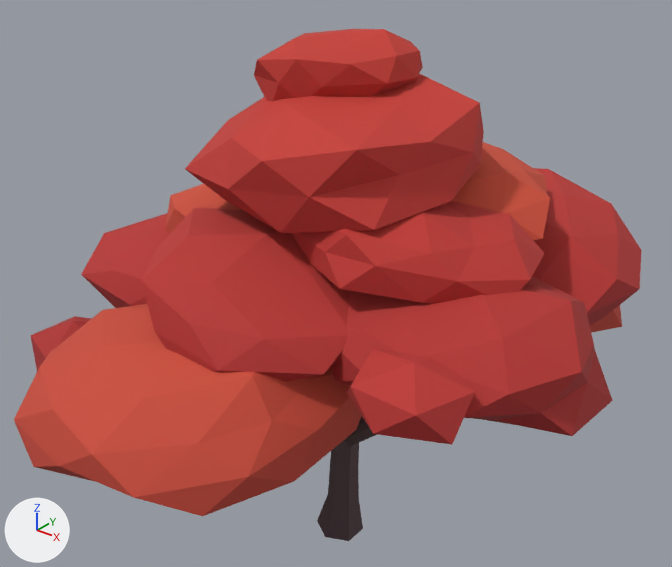
Two versions of the glTF model assets/models/props/maple_red.glb, one commit apart.
One viewpoint serves both versions: a camera (50 mm lens) standing at (5.19, -6.56, 7.1) and looking at (-0.07, 0.01, 3.03). The lights are fixed; the arrows at lower left show +X, +Y and +Z. The first picture is the older version. Vertices at exactly the same position are counted once.

In view in the first picture: 'maple_red'.
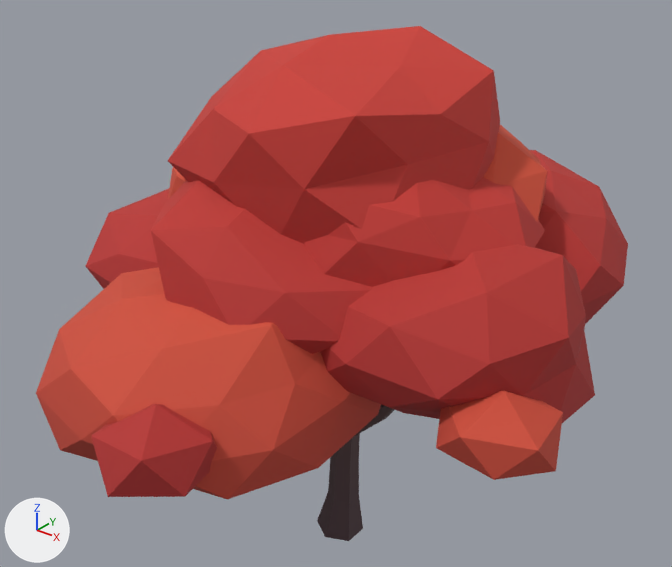
Where the change shows, as pixel boxes [x1, y1, x2, y2] in the pictures (672 x 567 px; the box of a moved part takes in the faces that stretch with it):
'maple_red', reshaped: before [14, 29, 641, 541]; after [36, 26, 628, 541]
part 1 of me_maple_red, rebuilt (10% taller): before [14, 304, 361, 516]; after [36, 267, 381, 500]
part 2 of me_maple_red, rebuilt: before [532, 168, 641, 325]; after [530, 150, 628, 324]
part 3 of me_maple_red, rebuilt: before [141, 208, 350, 382]; after [151, 180, 372, 354]
part 4 of me_maple_red, rebuilt: before [452, 142, 550, 241]; after [484, 125, 547, 222]
part 5 of me_maple_red, rebuilt (12% taller): before [330, 277, 613, 436]; after [320, 244, 595, 423]
part 6 of me_maple_red, rebuilt: before [165, 184, 241, 234]; after [168, 167, 187, 199]
part 7 of me_maple_red, rebuilt (11% wider, 36% taller): before [185, 73, 484, 233]; after [168, 26, 500, 244]
part 8 of me_maple_red, rebuilt: before [291, 201, 545, 303]; after [305, 177, 545, 287]
part 9 of me_maple_red, rebuilt: before [81, 213, 169, 308]; after [86, 189, 169, 289]
part 10 of me_maple_red, rebuilt: before [345, 422, 377, 446]; after [353, 405, 394, 437]
part 11 of me_maple_red, deleted (red): before [254, 29, 423, 101]
part 12 of me_maple_red, deleted (red): before [590, 305, 622, 333]
part 13 of me_maple_red, deleted (red): before [31, 316, 92, 371]
part 14 of me_maple_red, deleted (red): before [347, 350, 475, 445]
part 15 of me_maple_red, moved or reshaped: before [317, 441, 363, 541]; after [317, 433, 363, 541]
part 16 of me_maple_red, added (red): after [91, 404, 217, 497]
part 17 of me_maple_red, added (red): after [436, 390, 563, 480]

What the commit changed:
me_maple_red is used by ob_maple_red; location (0.0, 0.0, 0.0).
me_maple_red had 676 vertices, 1245 faces and spanned x -2.85..2.91, y -3.26..2.97, z -0.02..5.5.
me_maple_red now has 646 vertices, 1185 faces and spans x -2.89..2.92, y -3.35..3.16, z -0.02..5.52.
me_maple_red part 1: the loose piece of 42 vertices spanning x -1.56..1.22, y -3.26..-0.62, z 2.21..3.3 is rebuilt with 42 vertices and now spans x -1.56..1.26, y -3.05..-0.33, z 2.14..3.7.
me_maple_red part 2: the loose piece of 42 vertices spanning x -0.57..2.4, y 0.26..2.79, z 2.66..3.74 is rebuilt with 42 vertices and now spans x -0.71..2.31, y -0.03..2.66, z 2.52..4.09.
me_maple_red part 3: the loose piece of 42 vertices spanning x -1.17..1.19, y -2.2..0.17, z 2.9..3.97 is rebuilt with 42 vertices and now spans x -1.24..1.3, y -2.04..0.42, z 2.88..4.5.
me_maple_red part 4: the loose piece of 42 vertices spanning x -0.37..1.82, y -0.25..2.0, z 3.43..4.31 is rebuilt with 42 vertices and now spans x -0.6..1.83, y -0.5..1.93, z 3.37..4.72.
me_maple_red part 5: the loose piece of 42 vertices spanning x 0.47..2.91, y -1.62..0.77, z 2.77..3.82 is rebuilt with 42 vertices and now spans x 0.2..2.72, y -1.63..0.92, z 2.58..4.17.
me_maple_red part 6: the loose piece of 42 vertices spanning x -2.11..0.14, y -1.2..1.02, z 2.99..4.0 is rebuilt with 42 vertices and now spans x -2.01..0.35, y -1.25..1.13, z 2.94..4.49.
me_maple_red part 7: the loose piece of 42 vertices spanning x -1.23..1.37, y -1.39..1.47, z 3.86..5.12 is rebuilt with 42 vertices and now spans x -1.34..1.49, y -1.5..1.59, z 3.63..5.52.
me_maple_red part 8: the loose piece of 42 vertices spanning x -0.03..2.17, y -1.3..0.62, z 3.4..4.4 is rebuilt with 42 vertices and now spans x -0.33..2.11, y -1.39..0.82, z 3.3..4.82.
me_maple_red part 9: the loose piece of 42 vertices spanning x -2.85..-0.08, y -1.37..1.1, z 2.38..3.38 is rebuilt with 42 vertices and now spans x -2.73..0.15, y -1.41..1.18, z 2.28..3.76.
me_maple_red part 10: the loose piece of 20 vertices spanning x 0.0..1.81, y -0.51..0.11, z 1.13..3.19 is rebuilt with 20 vertices and now spans x 0.01..1.59, y -0.44..0.12, z 1.23..3.11.
me_maple_red part 11: the loose piece of 42 vertices spanning x -0.98..0.58, y -0.52..0.9, z 4.74..5.5 is deleted.
me_maple_red part 12: the loose piece of 12 vertices spanning x 1.26..2.14, y 1.52..2.44, z 2.3..2.87 is deleted.
me_maple_red part 13: the loose piece of 12 vertices spanning x -2.2..-1.26, y -2.41..-1.52, z 2.29..2.89 is deleted.
me_maple_red part 14: the loose piece of 12 vertices spanning x 1.53..2.44, y -2.13..-1.26, z 3.08..3.66 is deleted.
me_maple_red part 15: 18 vertices removed from x -0.11..0.19, y -0.17..0.18, z 0.42..1.3; 18 vertices added at x -0.1..0.2, y -0.17..0.18, z 0.45..1.4.
me_maple_red part 16: 12 vertices added at x 0.0..0.95, y -3.35..-2.35, z 2.53..3.23.
me_maple_red part 17: 12 vertices added at x 1.99..2.92, y -1.64..-0.7, z 2.63..3.34.
Other edits to the shape of me_maple_red do not show in these pictures.
